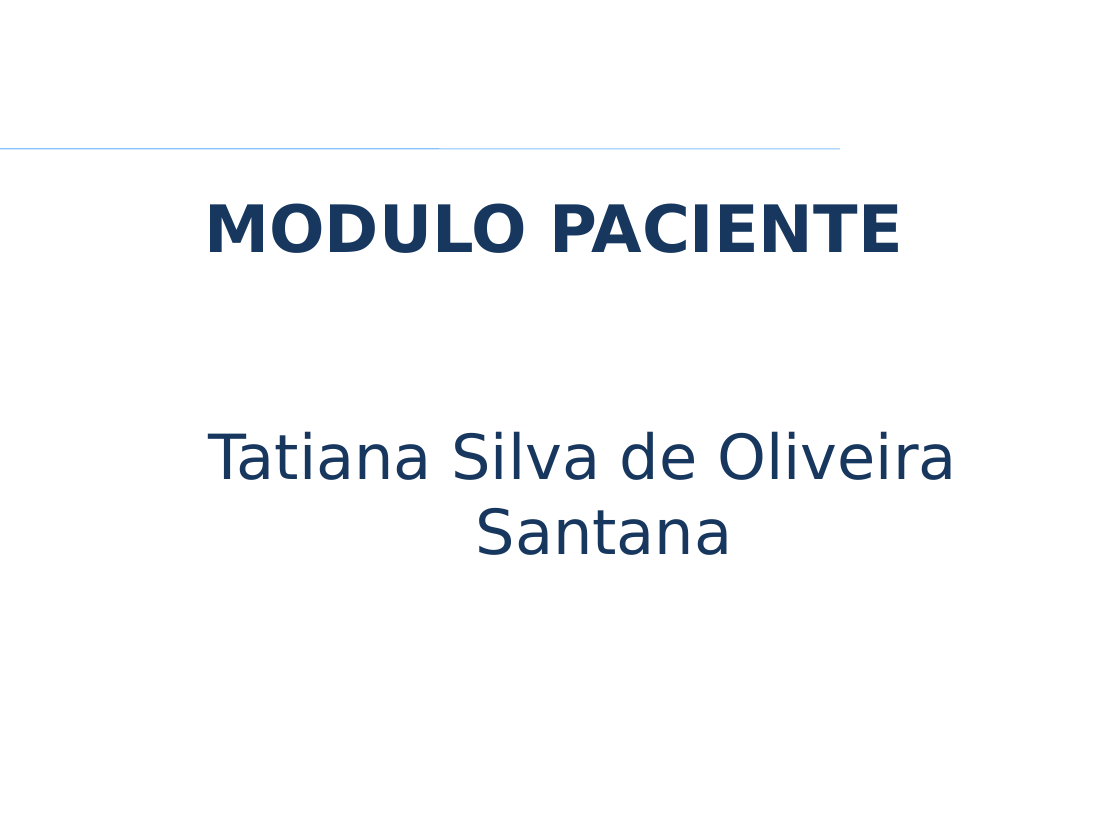
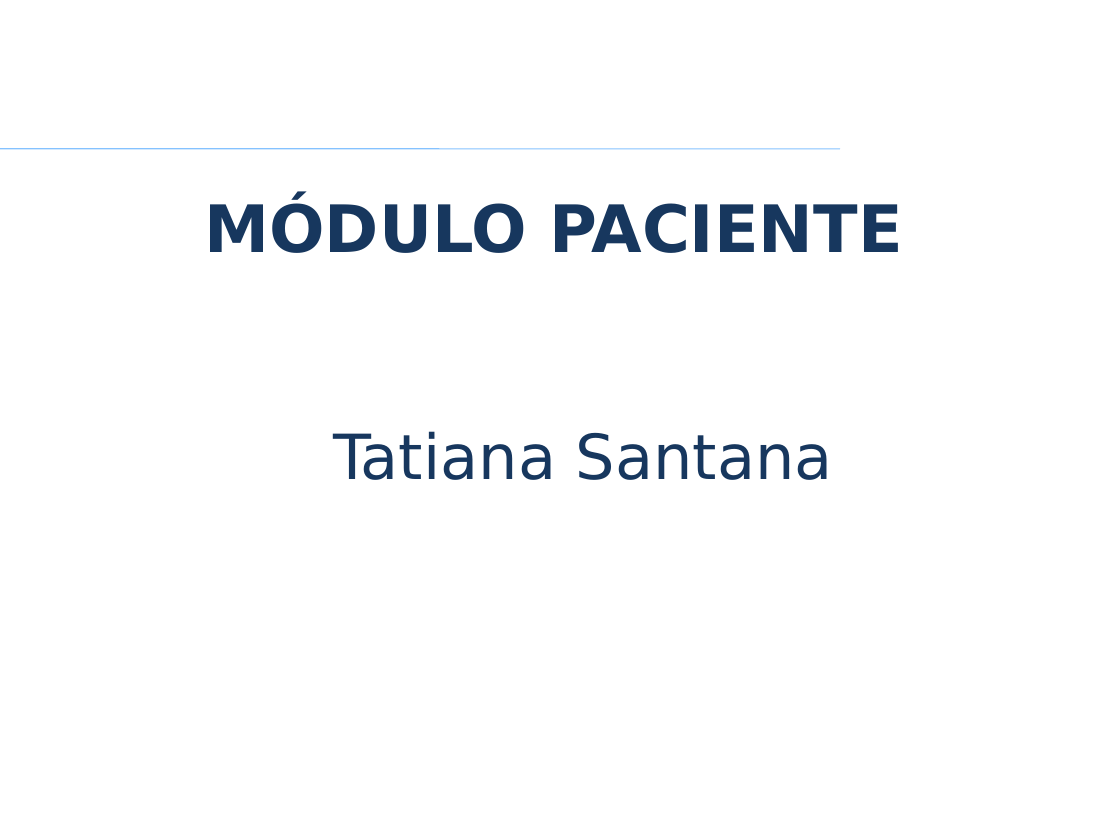
Before and after one commit to VagnerAlcantara/TCC, a slide deck: slide 35 of TCC/5º Encontro/2017-Apresentacao Psystem.pptx. Drawn at 1120x840 pixels with LibreOffice and Linux fonts; fonts in the diff are those of the drawing; background and template pictures are left out. Boxes give left, top, right and bottom in pixels: in the first picture for what was removed or moved away, otherwise in the second. Text is boxed around its words. In the diff, an @@ line names an element or a change of style, - is before the commit and + after.

```diff
--- a/TCC/5º Encontro/2017-Apresentacao Psystem.pptx
+++ b/TCC/5º Encontro/2017-Apresentacao Psystem.pptx
@@ title at (204, 199, 903, 253): text changed @@
-MODULO PACIENTE
+MÓDULO PACIENTE
@@ text at (333, 431, 833, 480): text changed @@
-Tatiana Silva de Oliveira Santana
+Tatiana Santana
```
Also in this commit, not shown: 37 other slides changed, 2 slides added, 1 slide removed.
